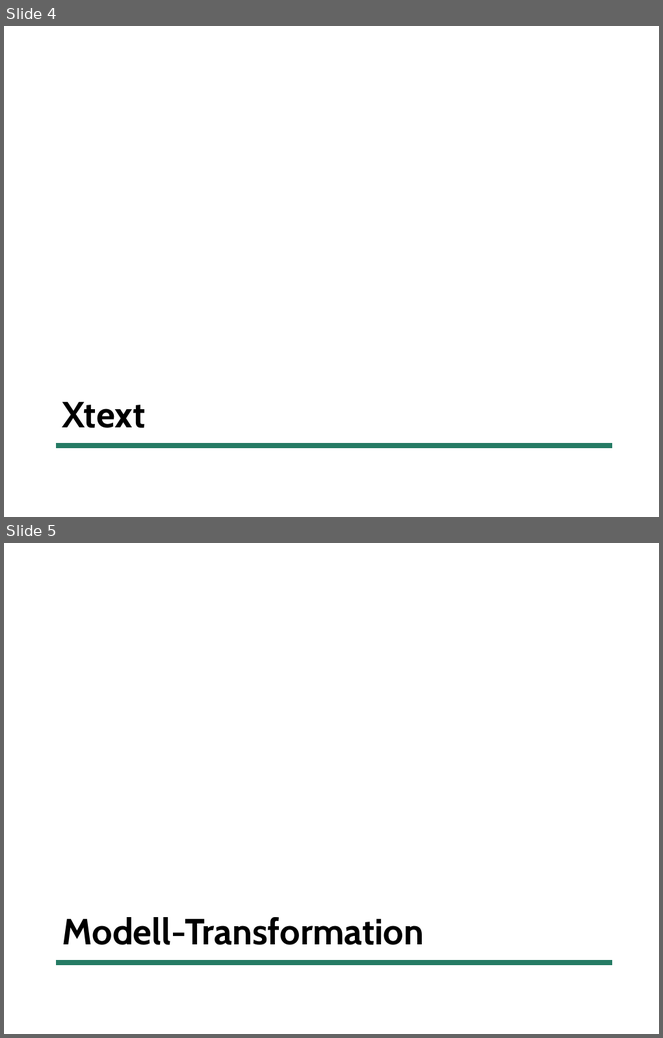
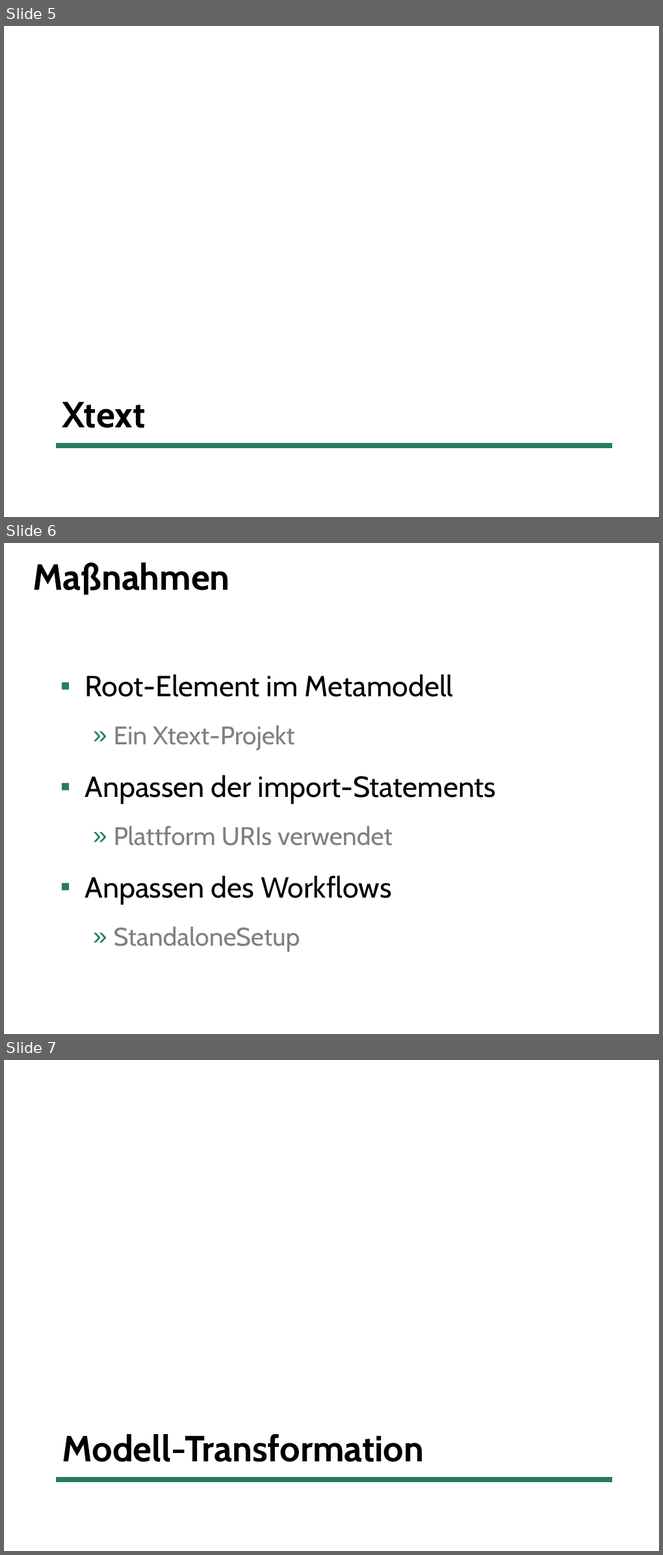
Before and after one commit to uwecl/MDSD-Praktikum, a slide deck: presentation/MDSD-Abschlusspraesentation.pptx. Shown one above the other, each under a label of ours: slides 4 and 5 before the commit, slides 5, 6 and 7 after it. The pictures are 663x1038 and 663x1555 pixels, drawn with LibreOffice and Linux fonts; fonts in the diff are those of the drawing. Boxes give left, top, right and bottom in pixels: in the first picture for what was removed or moved away, otherwise in the second. Text is boxed around its words. In the diff, an @@ line names an element or a change of style, - is before the commit and + after.

```diff
--- a/presentation/MDSD-Abschlusspraesentation.pptx
+++ b/presentation/MDSD-Abschlusspraesentation.pptx
@@ slide 6 added at (4,543,659,1034), background #FFFFFF @@
@@ title added at (33,563,230,595), 40 pt, text #000000, bold @@
+Maßnahmen
@@ text added at (85,674,497,952), 32 pt, text #000000 @@
+▪ Root-Element im Metamodell
+  » Ein Xtext-Projekt
+▪ Anpassen der import-Statements
+  » Plattform URIs verwendet
+▪ Anpassen des Workflows
+  » StandaloneSetup
@@ what was slide 4 is now slide 5 @@
@@ what was slide 5 is now slide 7 @@
```
Also in this commit, not shown: 2 slides changed, 3 other slides added.
